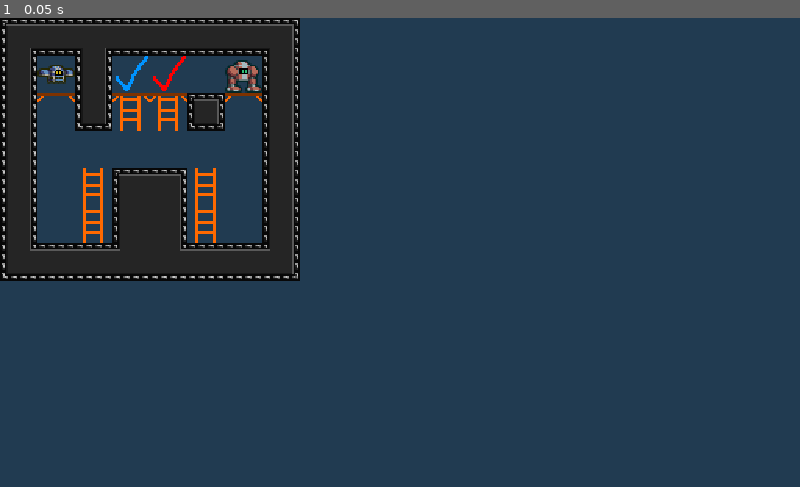
Above: before the commit, frame 1.
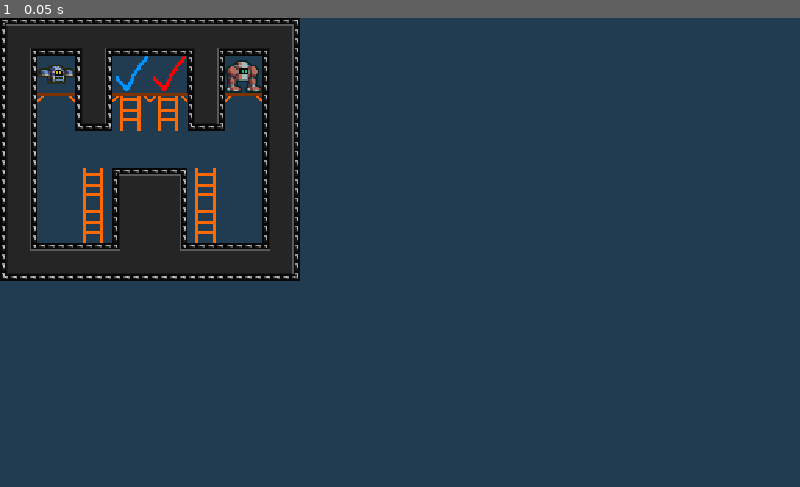
Above: after the commit, the same moment.

Repository: Patashu/Entwined-Time
Game: Godot game, scene res://levels/Down.tscn
Same seed, same stepped clock (60 frames per second), same inputs: the game is played once before the commit and once after it. This scene is started directly instead of the project's main scene.
Inputs:
- Up to frame 1 (0.05 s): no input

The runs differ from the first frame. In frame 1, 0.5% of the frame differs, in the area x 23-29%, y 0-25%.

Commit message:
missing wall in Down

Diff:
--- a/levels/Down.tscn
+++ b/levels/Down.tscn
@@ -7,7 +7,7 @@
 tile_set = ExtResource( 2 )
 cell_size = Vector2( 24, 24 )
 format = 1
-tile_data = PoolIntArray( 0, 14, 524290, 1, 14, 196614, 2, 14, 524291, 3, 14, 196614, 4, 14, 196614, 5, 14, 196614, 6, 14, 196614, 7, 14, 524292, 65536, 14, 262145, 65537, 8, 0, 65538, 14, 262145, 65539, 7, 0, 65540, 1, 0, 65542, 2, 0, 65543, 14, 262145, 131072, 14, 262145, 131073, 23, 0, 131074, 14, 327681, 131075, 6, 0, 131076, 6, 0, 131077, 14, 262148, 131078, 23, 0, 131079, 14, 262145, 196 …(401 unchanged characters)…
+tile_data = PoolIntArray( 0, 14, 524290, 1, 14, 196614, 2, 14, 524291, 3, 14, 196614, 4, 14, 196614, 5, 14, 524291, 6, 14, 196614, 7, 14, 524292, 65536, 14, 262145, 65537, 8, 0, 65538, 14, 262145, 65539, 7, 0, 65540, 1, 0, 65541, 14, 262145, 65542, 2, 0, 65543, 14, 262145, 131072, 14, 262145, 131073, 23, 0, 131074, 14, 327681, 131075, 6, 0, 131076, 6, 0, 131077, 14, 327681, 131078, 23, 0, 131079, 14, 262145, 196 …(401 unchanged characters)…
 
 [node name="LevelInfo" type="Node" parent="."]
 script = ExtResource( 1 )
